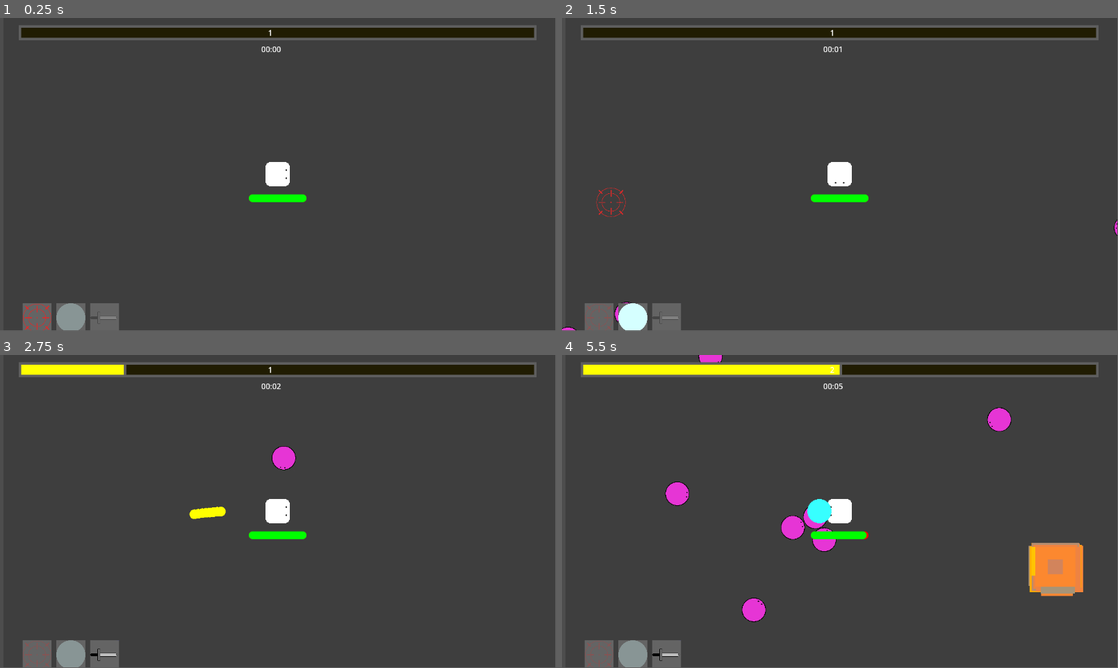
Above: before the commit, frames 1-4 (two rows, left to right).
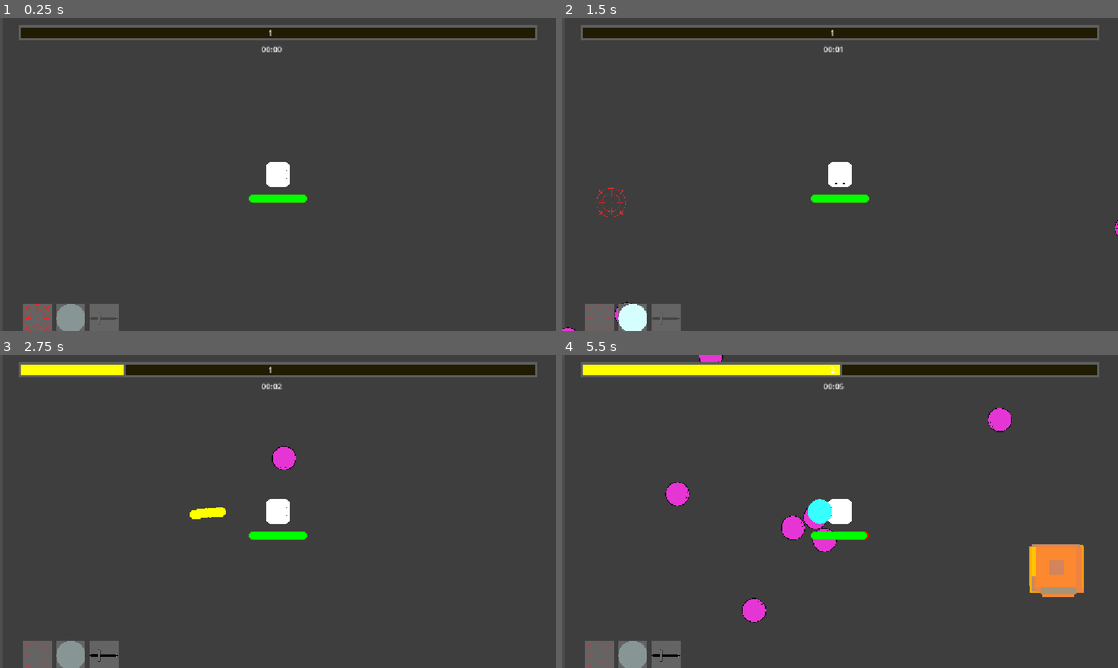
Above: after the commit, the same moments.

Repository: YamatoRyukyu/Unordered
Game: Godot game, scene res://Scenes/survive_game.tscn
The game is run twice, just before and just after one commit, with the same random seed, the same clock (stepped at 60 frames per second) and the same inputs.
Inputs (mouse positions are in pixels of both pictures, inside the frame that each line leads up to):
- Up to frame 1 (0.25 s): no input
- Up to frame 2 (1.5 s): tap Enter at 0.5 s; hold Right (move_right) 0.53-1.28 s; hold Down (move_down) from 1.28 s (still down)
- Up to frame 3 (2.75 s): release Down (move_down) at 2.03 s; hold Right (move_right) from 2.03 s (still down)
- Up to frame 4 (5.5 s): release Right (move_right) at 2.78 s; hold Up (move_up) 2.78-3.5 s; click (840, 414) at 3.5 s; hold Left (move_left) from 4.28 s (still down)
In our replay, the window is 799x449 before the commit and 800x450 after it. These sizes can differ from the game's own. Grey fills any space a smaller window leaves; there, only what the larger window draws over its background counts as a difference.

The runs differ from the first frame. In frame 1, 0.6% of the frame differs, in the area x 3-97%, y 2-100%; in frame 2, 0.8%; in frame 3, 0.7%; in frame 4, 1.2%, in the area x 3-97%, y 0-100%.

Commit message:
[feature]Title Scene

Diff:
--- /dev/null
+++ b/Scenes/title.gd
@@ -0,0 +1,9 @@
+extends CanvasLayer
+
+
+
+func _on_start_button_pressed() -> void:
+	get_tree().change_scene_to_file("res://Scenes/survive_game.tscn")
+
+func _on_end_button_pressed() -> void:
+	get_tree().quit()
--- /dev/null
+++ b/Scenes/title.tscn
@@ -0,0 +1,54 @@
+[gd_scene load_steps=4 format=3 uid="uid://jfqc2mtjwtqw"]
+
+[ext_resource type="Script" uid="uid://cavd73f4drl4o" path="res://Scenes/title.gd" id="1_w31pl"]
+
+[sub_resource type="FontVariation" id="FontVariation_4obfb"]
+
+[sub_resource type="LabelSettings" id="LabelSettings_w31pl"]
+font = SubResource("FontVariation_4obfb")
+font_size = 81
+
+[node name="Title" type="CanvasLayer"]
+script = ExtResource("1_w31pl")
+
+[node name="Label" type="Label" parent="."]
+anchors_preset = 14
+anchor_top = 0.5
+anchor_right = 1.0
+anchor_bottom = 0.5
+offset_top = -252.0
+offset_bottom = -141.0
+grow_horizontal = 2
+grow_vertical = 2
+size_flags_horizontal = 4
+text = "UNORDERED"
+label_settings = SubResource("LabelSettings_w31pl")
+horizontal_alignment = 1
+
+[node name="VBoxContainer" type="VBoxContainer" parent="."]
+anchors_preset = 8
+anchor_left = 0.5
+anchor_top = 0.5
+anchor_right = 0.5
+anchor_bottom = 0.5
+offset_left = -347.0
+offset_top = -133.5
+offset_right = 347.0
+offset_bottom = 133.5
+grow_horizontal = 2
+grow_vertical = 2
+theme_override_constants/separation = 57
+alignment = 1
+
+[node name="StartButton" type="Button" parent="VBoxContainer"]
+layout_mode = 2
+theme_override_font_sizes/font_size = 71
+text = "Start"
+
+[node name="EndButton" type="Button" parent="VBoxContainer"]
+layout_mode = 2
+theme_override_font_sizes/font_size = 71
+text = "Exit"
+
+[connection signal="pressed" from="VBoxContainer/StartButton" to="." method="_on_start_button_pressed"]
+[connection signal="pressed" from="VBoxContainer/EndButton" to="." method="_on_end_button_pressed"]
--- a/project.godot
+++ b/project.godot
@@ -14,6 +14,10 @@
 run/main_scene="uid://7iibam0arwit"
 config/features=PackedStringArray("4.5", "GL Compatibility")
 config/icon="res://icon.svg"
+
+[display]
+
+window/stretch/mode="canvas_items"
 
 [input]
 
Not shown, added: Scenes/title.gd.uid
